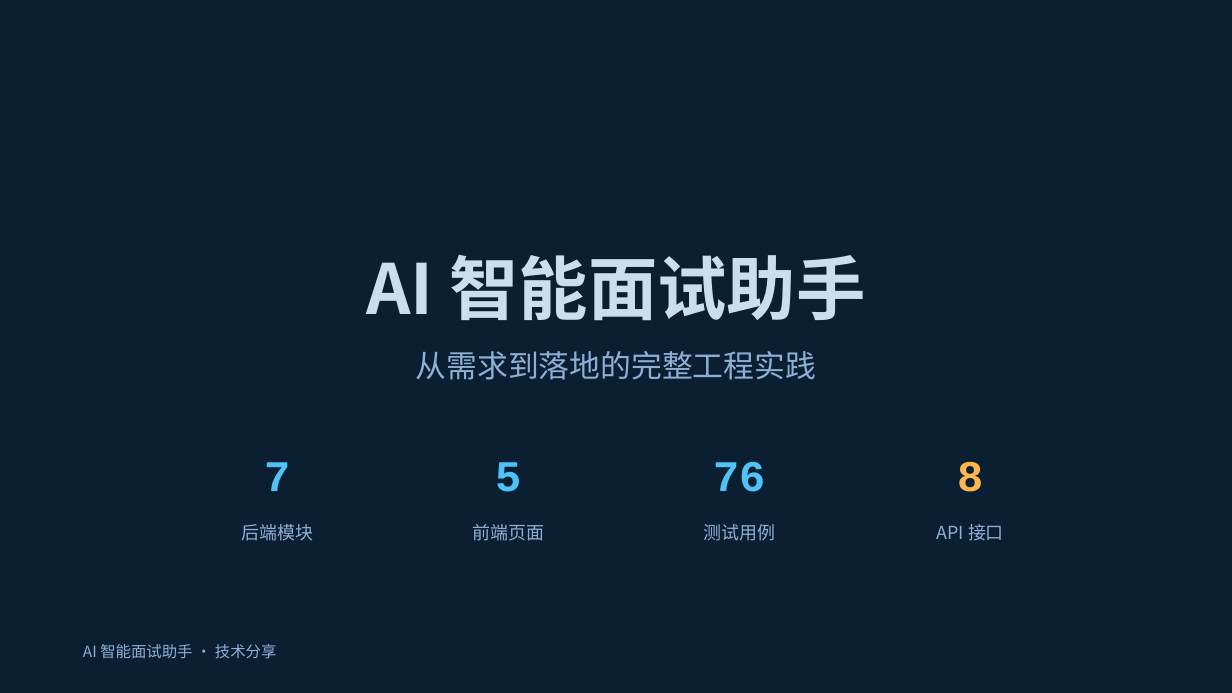
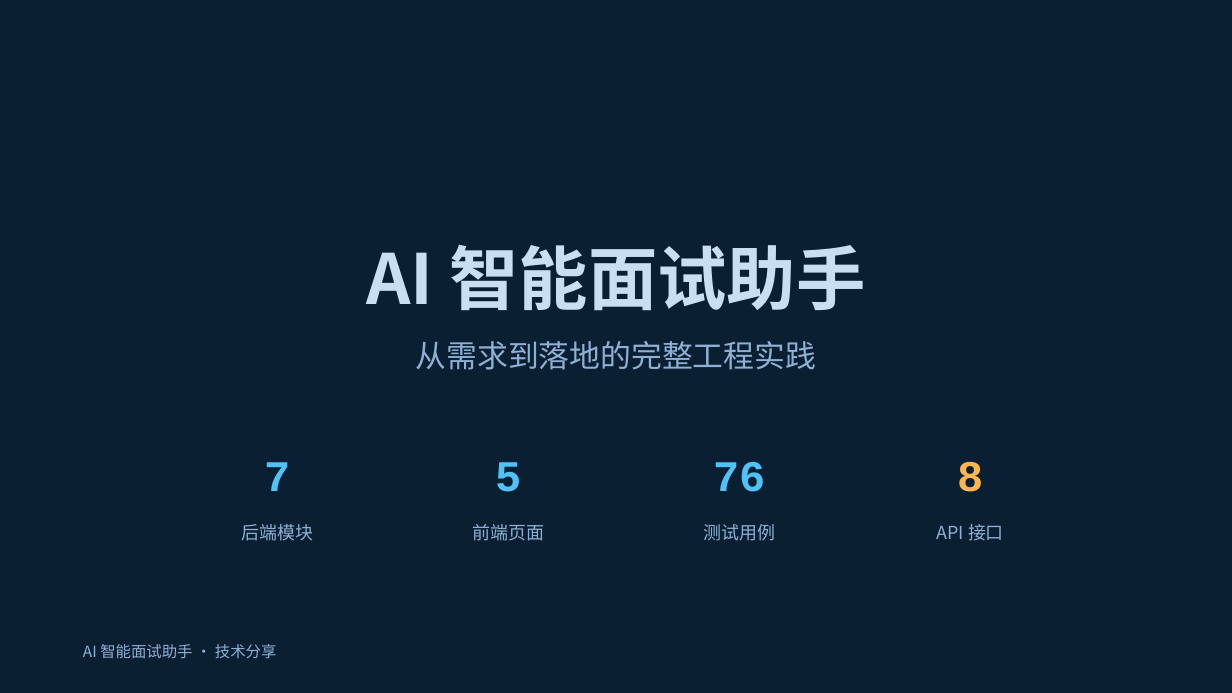
Before and after one commit to ray418-pets/interview-master, a slide deck: slide 1 of docs/ppts/AI智能面试助手-技术分享.pptx. Drawn at 1232x693 pixels with LibreOffice and Linux fonts; fonts in the diff are those of the drawing. Boxes give left, top, right and bottom in pixels: in the first picture for what was removed or moved away, otherwise in the second. Text is boxed around its words. In the diff, an @@ line names an element or a change of style, - is before the commit and + after.

```diff
--- a/docs/ppts/AI智能面试助手-技术分享.pptx
+++ b/docs/ppts/AI智能面试助手-技术分享.pptx
@@ text "AI 智能面试助手" moved from (x1=367, y1=255, x2=866, y2=321) to (x1=367, y1=245, x2=866, y2=311) @@
@@ text "从需求到落地的完整工程实践" moved from (x1=416, y1=351, x2=816, y2=380) to (x1=416, y1=341, x2=816, y2=370) @@
```
Also in this commit, not shown: 12 other slides changed.
